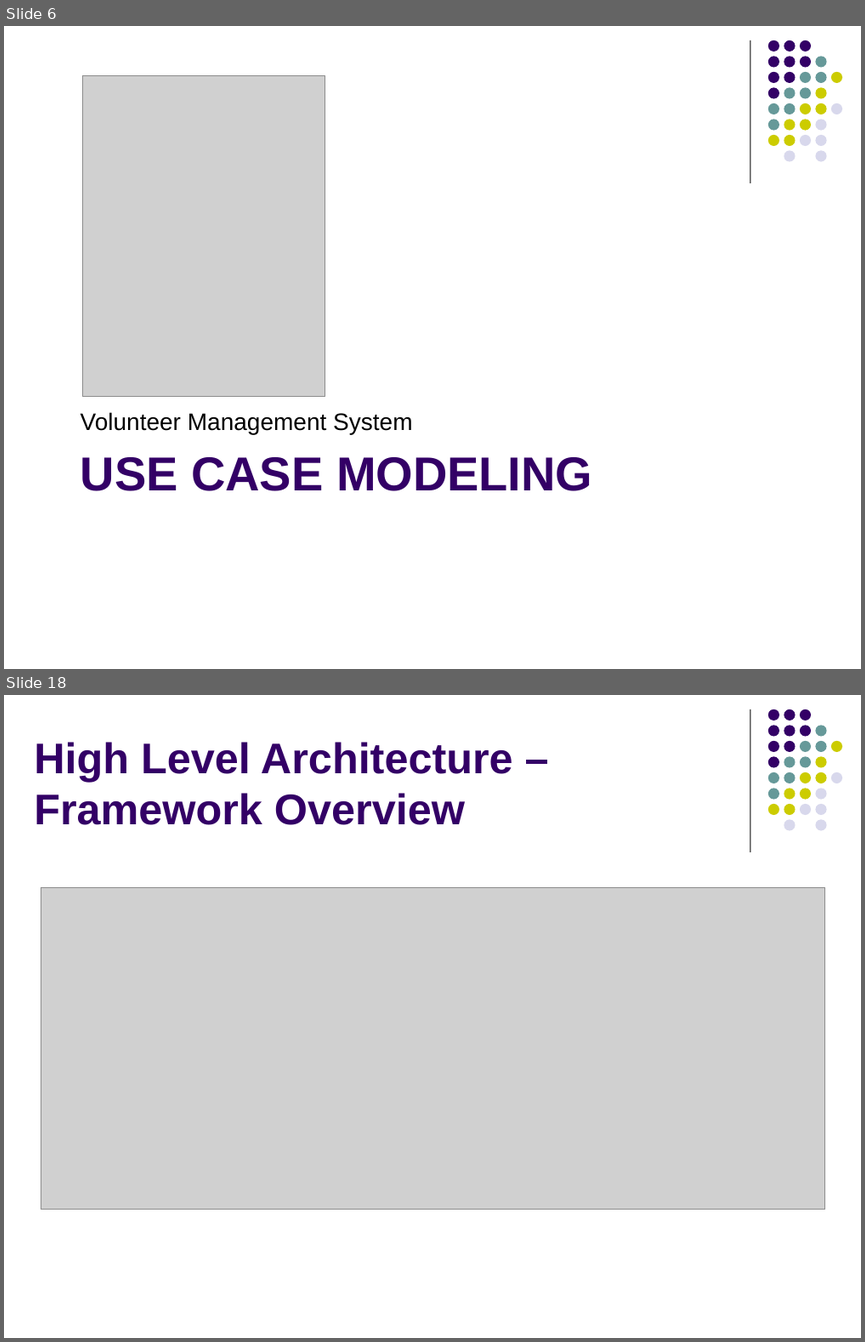
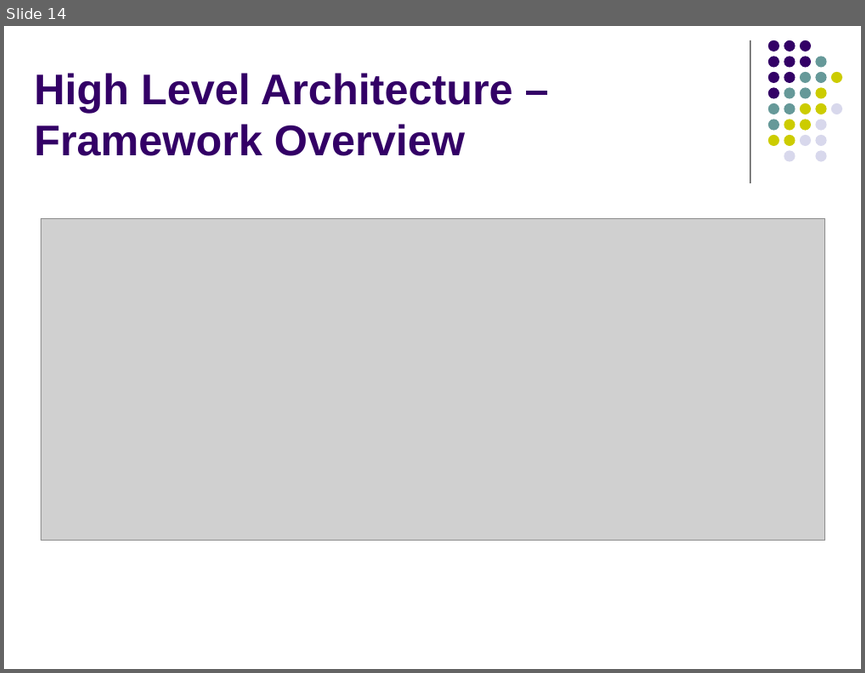
Before and after one commit to imireasa/mtech-se18-t08s, a slide deck: docs/W-9 Working Document/W-9.3 Presentation Slides/Phase 2/vms_presentation_2_v0.1.pptx. Shown one above the other, each under a label of ours: slides 6 and 18 before the commit, slide 14 after it; the slides between them are not shown. The pictures are 865x1342 and 865x673 pixels, drawn with LibreOffice and Linux fonts; fonts in the diff are those of the drawing; grey boxes stand for pictures. Boxes give left, top, right and bottom in pixels: in the first picture for what was removed or moved away, otherwise in the second. Text is boxed around its words. In the diff, an @@ line names an element or a change of style, - is before the commit and + after.

```diff
--- a/docs/W-9 Working Document/W-9.3 Presentation Slides/Phase 2/vms_presentation_2_v0.1.pptx
+++ b/docs/W-9 Working Document/W-9.3 Presentation Slides/Phase 2/vms_presentation_2_v0.1.pptx
@@ slide 6 removed at <box>4,26,861,669</box>, background #FFFFFF; not listed: 32 template elements that a slide beside it also shows @@
@@ picture removed at <box>83,75,325,395</box> @@
@@ text removed at <box>80,412,412,434</box> @@
-Volunteer Management System
@@ title removed at <box>80,457,592,491</box> @@
-USE CASE MODELING
@@ what was slide 18 is now slide 14 @@
```
Also in this commit, not shown: 11 slides changed, 1 slide added, 4 other slides removed.
